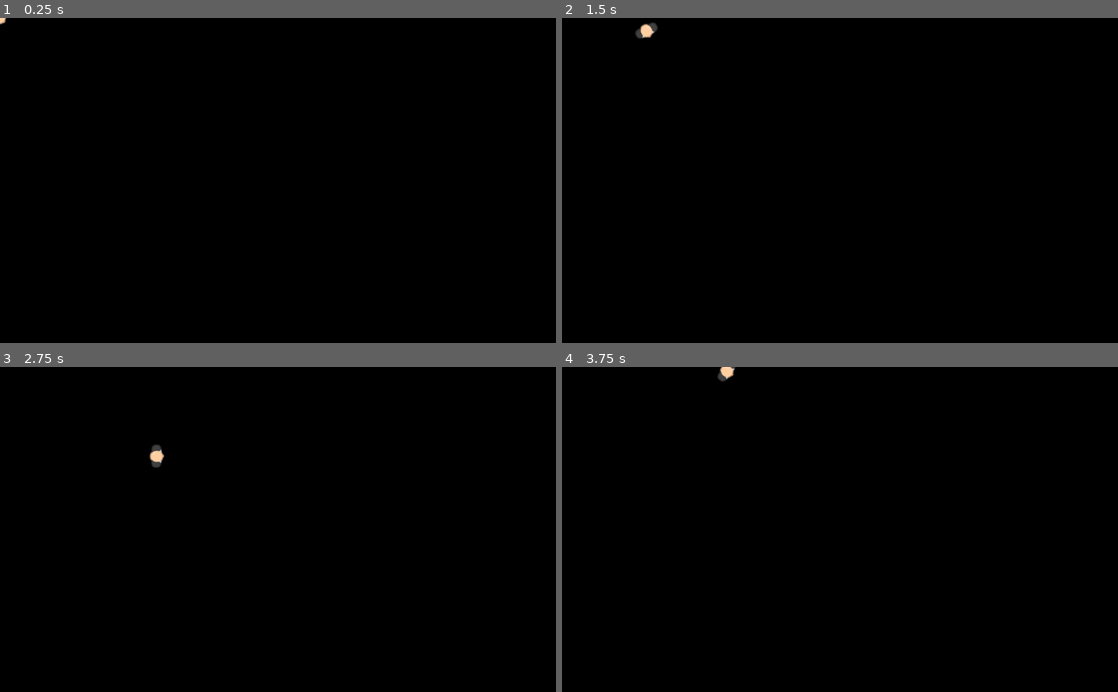
Above: before the commit, frames 1-4 (two rows, left to right).
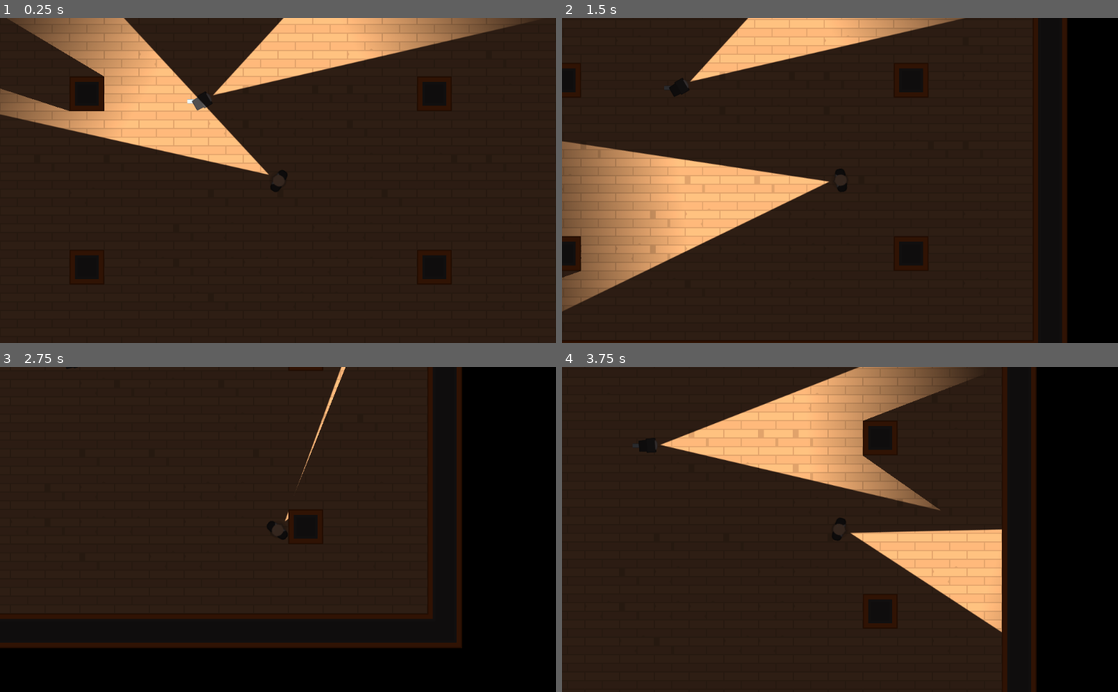
Above: after the commit, the same moments.

Repository: andredarcie/discovering-godot-course
Game: Godot game, scene res://Levels/TemplateLevel.tscn
The game is run twice, just before and just after one commit, with the same random seed, the same clock (stepped at 60 frames per second) and the same inputs. Before the commit the project starts from res://Characters/Player.tscn.
Inputs (mouse positions are in pixels of both pictures, inside the frame that each line leads up to):
- Up to frame 1 (0.25 s): no input
- Up to frame 2 (1.5 s): tap Enter at 0.5 s; move the mouse to (962, 164) at 0.52 s; hold D (move_right) 0.53-1.28 s; move the mouse to (728, 196) at 1.27 s; hold S (move_down) from 1.28 s (still down)
- Up to frame 3 (2.75 s): move the mouse to (333, 458) at 2.02 s; release S (move_down) at 2.03 s; hold D (move_right) from 2.03 s (still down)
- Up to frame 4 (3.75 s): move the mouse to (812, 594) at 2.77 s; release D (move_right) at 2.78 s; hold W (move_up) 2.78-3.53 s; move the mouse to (1006, 578) at 3.52 s; hold A (move_left) from 3.53 s (still down)

The runs differ from the first frame. In frame 1, 99% of the frame differs, in the area x 0-100%, y 0-100%; in frame 2, 85%; in frame 3, 62%; in frame 4, 80%.

Commit message:
Field of View

Diff:
--- a/HeistMeisters/Characters/Camera.tscn
+++ b/HeistMeisters/Characters/Camera.tscn
@@ -1,8 +1,9 @@
-[gd_scene load_steps=6 format=2]
+[gd_scene load_steps=7 format=2]
 
 [ext_resource path="res://Lightmaps/Torch.tscn" type="PackedScene" id=1]
 [ext_resource path="res://GFX/PNG/Tiles/tile_463.png" type="Texture" id=2]
 [ext_resource path="res://GFX/PNG/Tiles/tile_536.png" type="Texture" id=3]
+[ext_resource path="res://Characters/PlayerDetection.gd" type="Script" id=4]
 
 [sub_resource type="RectangleShape2D" id=1]
 
@@ -33,6 +34,7 @@
 [node name="CameraBody" type="KinematicBody2D" parent="."]
 position = Vector2( 12.3167, -0.472469 )
 rotation = -0.523599
+script = ExtResource( 4 )
 __meta__ = {
 "_edit_group_": true
 }
--- a/HeistMeisters/Characters/Player.tscn
+++ b/HeistMeisters/Characters/Player.tscn
@@ -1,10 +1,9 @@
-[gd_scene load_steps=6 format=2]
+[gd_scene load_steps=5 format=2]
 
 [ext_resource path="res://Characters/TemplateCharacter.tscn" type="PackedScene" id=1]
 [ext_resource path="res://Characters/Player.gd" type="Script" id=2]
 [ext_resource path="res://GFX/PNG/Hitman 1/hitman1_stand.png" type="Texture" id=3]
 [ext_resource path="res://Lightmaps/Torch.tscn" type="PackedScene" id=4]
-[ext_resource path="res://Lightmaps/torchmap.png" type="Texture" id=5]
 
 [node name="Player" instance=ExtResource( 1 )]
 script = ExtResource( 2 )
@@ -14,7 +13,5 @@
 
 [node name="Torch" parent="." index="2" instance=ExtResource( 4 )]
 position = Vector2( 14.6938, -0.243843 )
-texture = ExtResource( 5 )
 offset = Vector2( 320, 0 )
-shadow_enabled = true
 shadow_color = Color( 0.219608, 0.196078, 0.196078, 0 )
--- /dev/null
+++ b/HeistMeisters/Characters/PlayerDetection.gd
@@ -0,0 +1,27 @@
+extends "res://Characters/TemplateCharacter.gd"
+
+const FOV_TOLERANCE = 20
+const RED = Color(1, 0.25, 0.25)
+const WHITE = Color(1, 1, 1)
+
+var Player
+
+func _ready():
+	Player = get_node("/root").find_node("Player", true, false)
+
+
+func _process(delta):
+	if Player_in_FOV():
+		$Torch.color = RED
+	else:
+		$Torch.color = WHITE
+
+
+func Player_in_FOV():
+	var npc_facing_direction = Vector2(1,0).rotated(global_rotation)
+	var direction_to_Player = (Player.position - global_position).normalized()
+
+	if abs(direction_to_Player.angle_to(npc_facing_direction)) < deg2rad(FOV_TOLERANCE):
+		return true
+	else:
+		return false
--- a/HeistMeisters/Tiles/Tiles.tres
+++ b/HeistMeisters/Tiles/Tiles.tres
@@ -2,287 +2,146 @@
 
 [ext_resource path="res://GFX/Tilesheet/tilesheet_complete.png" type="Texture" id=1]
 
-[sub_resource type="OccluderPolygon2D" id=65]
-polygon = PoolVector2Array( 0, 0, 64, 0, 64, 64, 0, 64 )
-
-[sub_resource type="OccluderPolygon2D" id=66]
-polygon = PoolVector2Array( 0, 0, 64, 0, 64, 64, 0, 64 )
-
-[sub_resource type="OccluderPolygon2D" id=67]
-polygon = PoolVector2Array( 0, 0, 64, 0, 64, 64, 0, 64 )
-
-[sub_resource type="OccluderPolygon2D" id=68]
-polygon = PoolVector2Array( 0, 0, 64, 0, 64, 64, 0, 64 )
-
-[sub_resource type="OccluderPolygon2D" id=69]
-polygon = PoolVector2Array( 0, 0, 64, 0, 64, 64, 0, 64 )
-
-[sub_resource type="OccluderPolygon2D" id=70]
-polygon = PoolVector2Array( 0, 0, 64, 0, 64, 64, 0, 64 )
-
-[sub_resource type="OccluderPolygon2D" id=71]
-polygon = PoolVector2Array( 0, 0, 64, 0, 64, 64, 0, 64 )
-
-[sub_resource type="OccluderPolygon2D" id=72]
-polygon = PoolVector2Array( 0, 0, 64, 0, 64, 64, 0, 64 )
-
-[sub_resource type="OccluderPolygon2D" id=73]
-polygon = PoolVector2Array( 0, 0, 64, 0, 64, 64, 0, 64 )
-
-[sub_resource type="OccluderPolygon2D" id=74]
-polygon = PoolVector2Array( 0, 0, 64, 0, 64, 64, 0, 64 )
-
-[sub_resource type="OccluderPolygon2D" id=75]
-polygon = PoolVector2Array( 0, 0, 64, 0, 64, 64, 0, 64 )
-
-[sub_resource type="OccluderPolygon2D" id=76]
-polygon = PoolVector2Array( 0, 0, 64, 0, 64, 64, 0, 64 )
-
-[sub_resource type="OccluderPolygon2D" id=77]
-polygon = PoolVector2Array( 0, 0, 64, 0, 64, 64, 0, 64 )
-
-[sub_resource type="OccluderPolygon2D" id=78]
-polygon = PoolVector2Array( 0, 0, 64, 0, 64, 64, 0, 64 )
-
-[sub_resource type="OccluderPolygon2D" id=79]
-polygon = PoolVector2Array( 0, 0, 64, 0, 64, 64, 0, 64 )
-
-[sub_resource type="OccluderPolygon2D" id=80]
-polygon = PoolVector2Array( 0, 0, 64, 0, 64, 64, 0, 64 )
-
-[sub_resource type="OccluderPolygon2D" id=81]
-polygon = PoolVector2Array( 0, 0, 64, 0, 64, 64, 0, 64 )
-
-[sub_resource type="OccluderPolygon2D" id=82]
-polygon = PoolVector2Array( 0, 0, 64, 0, 64, 64, 0, 64 )
-
-[sub_resource type="OccluderPolygon2D" id=83]
-polygon = PoolVector2Array( 0, 0, 64, 0, 64, 64, 0, 64 )
-
-[sub_resource type="OccluderPolygon2D" id=84]
-polygon = PoolVector2Array( 0, 0, 64, 0, 64, 64, 0, 64 )
-
-[sub_resource type="OccluderPolygon2D" id=85]
-polygon = PoolVector2Array( 0, 0, 64, 0, 64, 64, 0, 64 )
-
-[sub_resource type="OccluderPolygon2D" id=86]
-polygon = PoolVector2Array( 0, 0, 64, 0, 64, 64, 0, 64 )
-
-[sub_resource type="OccluderPolygon2D" id=87]
-polygon = PoolVector2Array( 0, 0, 64, 0, 64, 64, 0, 64 )
-
-[sub_resource type="OccluderPolygon2D" id=88]
-polygon = PoolVector2Array( 0, 0, 64, 0, 64, 64, 0, 64 )
-
-[sub_resource type="OccluderPolygon2D" id=89]
-polygon = PoolVector2Array( 0, 0, 64, 0, 64, 64, 0, 64 )
-
-[sub_resource type="OccluderPolygon2D" id=90]
-polygon = PoolVector2Array( 0, 0, 64, 0, 64, 64, 0, 64 )
-
-[sub_resource type="OccluderPolygon2D" id=91]
-polygon = PoolVector2Array( 0, 0, 64, 0, 64, 64, 0, 64 )
-
-[sub_resource type="OccluderPolygon2D" id=92]
-polygon = PoolVector2Array( 0, 0, 64, 0, 64, 64, 0, 64 )
-
-[sub_resource type="OccluderPolygon2D" id=93]
-polygon = PoolVector2Array( 0, 0, 64, 0, 64, 64, 0, 64 )
-
-[sub_resource type="OccluderPolygon2D" id=94]
-polygon = PoolVector2Array( 0, 0, 64, 0, 64, 64, 0, 64 )
-
-[sub_resource type="OccluderPolygon2D" id=95]
-polygon = PoolVector2Array( 0, 0, 64, 0, 64, 64, 0, 64 )
-
-[sub_resource type="OccluderPolygon2D" id=96]
-polygon = PoolVector2Array( 0, 0, 64, 0, 64, 64, 0, 64 )
-
-[sub_resource type="OccluderPolygon2D" id=97]
-polygon = PoolVector2Array( 0, 0, 64, 0, 64, 64, 0, 64 )
-
-[sub_resource type="OccluderPolygon2D" id=98]
-polygon = PoolVector2Array( 0, 0, 64, 0, 64, 64, 0, 64 )
-
-[sub_resource type="OccluderPolygon2D" id=99]
-polygon = PoolVector2Array( 0, 0, 64, 0, 64, 64, 0, 64 )
-
-[sub_resource type="OccluderPolygon2D" id=100]
-polygon = PoolVector2Array( 0, 0, 64, 0, 64, 64, 0, 64 )
-
-[sub_resource type="OccluderPolygon2D" id=101]
-polygon = PoolVector2Array( 0, 0, 64, 0, 64, 64, 0, 64 )
-
-[sub_resource type="OccluderPolygon2D" id=102]
-polygon = PoolVector2Array( 0, 0, 64, 0, 64, 64, 0, 64 )
-
-[sub_resource type="OccluderPolygon2D" id=103]
-polygon = PoolVector2Array( 0, 0, 64, 0, 64, 64, 0, 64 )
-
-[sub_resource type="OccluderPolygon2D" id=104]
-polygon = PoolVector2Array( 0, 0, 64, 0, 64, 64, 0, 64 )
-
-[sub_resource type="OccluderPolygon2D" id=105]
-polygon = PoolVector2Array( 0, 0, 64, 0, 64, 64, 0, 64 )
-
-[sub_resource type="OccluderPolygon2D" id=106]
-polygon = PoolVector2Array( 0, 0, 64, 0, 64, 64, 0, 64 )
-
-[sub_resource type="OccluderPolygon2D" id=107]
-polygon = PoolVector2Array( 0, 0, 64, 0, 64, 64, 0, 64 )
-
-[sub_resource type="OccluderPolygon2D" id=108]
-polygon = PoolVector2Array( 0, 0, 64, 0, 64, 64, 0, 64 )
-
-[sub_resource type="OccluderPolygon2D" id=109]
-polygon = PoolVector2Array( 0, 0, 64, 0, 64, 64, 0, 64 )
-
-[sub_resource type="OccluderPolygon2D" id=110]
-polygon = PoolVector2Array( 0, 0, 64, 0, 64, 64, 0, 64 )
-
-[sub_resource type="OccluderPolygon2D" id=111]
-polygon = PoolVector2Array( 0, 0, 64, 0, 64, 64, 0, 64 )
-
-[sub_resource type="ConvexPolygonShape2D" id=1]
-points = PoolVector2Array( 0, 0, 64, 0, 64, 64, 0, 64 )
-
-[sub_resource type="ConvexPolygonShape2D" id=2]
-points = PoolVector2Array( 0, 0, 64, 0, 64, 64, 0, 64 )
-
-[sub_resource type="ConvexPolygonShape2D" id=3]
-points = PoolVector2Array( 0, 0, 64, 0, 64, 64, 0, 64 )
-
-[sub_resource type="ConvexPolygonShape2D" id=4]
-points = PoolVector2Array( 0, 0, 64, 0, 64, 64, 0, 64 )
-
-[sub_resource type="ConvexPolygonShape2D" id=5]
-points = PoolVector2Array( 0, 0, 64, 0, 64, 64, 0, 64 )
-
-[sub_resource type="ConvexPolygonShape2D" id=6]
-points = PoolVector2Array( 0, 0, 64, 0, 64, 64, 0, 64 )
-
-[sub_resource type="ConvexPolygonShape2D" id=7]
-points = PoolVector2Array( 0, 0, 64, 0, 64, 64, 0, 64 )
-
-[sub_resource type="ConvexPolygonShape2D" id=8]
-points = PoolVector2Array( 0, 0, 64, 0, 64, 64, 0, 64 )
-
-[sub_resource type="ConvexPolygonShape2D" id=9]
-points = PoolVector2Array( 0, 0, 64, 0, 64, 64, 0, 64 )
-
-[sub_resource type="ConvexPolygonShape2D" id=10]
-points = PoolVector2Array( 0, 0, 64, 0, 64, 64, 0, 64 )
-
-[sub_resource type="ConvexPolygonShape2D" id=11]
-points = PoolVector2Array( 0, 0, 64, 0, 64, 64, 0, 64 )
-
-[sub_resource type="ConvexPolygonShape2D" id=12]
-points = PoolVector2Array( 0, 0, 64, 0, 64, 64, 0, 64 )
-
-[sub_resource type="ConvexPolygonShape2D" id=13]
-points = PoolVector2Array( 0, 0, 64, 0, 64, 64, 0, 64 )
-
-[sub_resource type="ConvexPolygonShape2D" id=14]
-points = PoolVector2Array( 0, 0, 64, 0, 64, 64, 0, 64 )
-
-[sub_resource type="ConvexPolygonShape2D" id=15]
-points = PoolVector2Array( 0, 0, 64, 0, 64, 64, 0, 64 )
-
-[sub_resource type="ConvexPolygonShape2D" id=16]
-points = PoolVector2Array( 0, 0, 64, 0, 64, 64, 0, 64 )
-
-[sub_resource type="ConvexPolygonShape2D" id=17]
-points = PoolVector2Array( 0, 0, 64, 0, 64, 64, 0, 64 )
-
-[sub_resource type="ConvexPolygonShape2D" id=18]
-points = PoolVector2Array( 0, 0, 64, 0, 64, 64, 0, 64 )
-
-[sub_resource type="ConvexPolygonShape2D" id=19]
-points = PoolVector2Array( 0, 0, 64, 0, 64, 64, 0, 64 )
-
-[sub_resource type="ConvexPolygonShape2D" id=20]
-points = PoolVector2Array( 0, 0, 64, 0, 64, 64, 0, 64 )
-
-[sub_resource type="ConvexPolygonShape2D" id=21]
-points = PoolVector2Array( 0, 0, 64, 0, 64, 64, 0, 64 )
-
-[sub_resource type="ConvexPolygonShape2D" id=22]
-points = PoolVector2Array( 0, 0, 64, 0, 64, 64, 0, 64 )
-
-[sub_resource type="ConvexPolygonShape2D" id=23]
-points = PoolVector2Array( 0, 0, 64, 0, 64, 64, 0, 64 )
-
-[sub_resource type="ConvexPolygonShape2D" id=24]
-points = PoolVector2Array( 0, 0, 64, 0, 64, 64, 0, 64 )
-
-[sub_resource type="ConvexPolygonShape2D" id=25]
-points = PoolVector2Array( 0, 0, 64, 0, 64, 64, 0, 64 )
-
-[sub_resource type="ConvexPolygonShape2D" id=26]
-points = PoolVector2Array( 0, 0, 64, 0, 64, 64, 0, 64 )
-
-[sub_resource type="ConvexPolygonShape2D" id=27]
-points = PoolVector2Array( 0, 0, 64, 0, 64, 64, 0, 64 )
-
-[sub_resource type="ConvexPolygonShape2D" id=28]
-points = PoolVector2Array( 0, 0, 64, 0, 64, 64, 0, 64 )
-
-[sub_resource type="ConvexPolygonShape2D" id=29]
-points = PoolVector2Array( 0, 0, 64, 0, 64, 64, 0, 64 )
-
-[sub_resource type="ConvexPolygonShape2D" id=30]
-points = PoolVector2Array( 0, 0, 64, 0, 64, 64, 0, 64 )
-
-[sub_resource type="ConvexPolygonShape2D" id=31]
-points = PoolVector2Array( 0, 0, 64, 0, 64, 64, 0, 64 )
-
-[sub_resource type="ConvexPolygonShape2D" id=32]
-points = PoolVector2Array( 0, 0, 64, 0, 64, 64, 0, 64 )
-
-[sub_resource type="ConvexPolygonShape2D" id=33]
-points = PoolVector2Array( 0, 0, 64, 0, 64, 64, 0, 64 )
-
-[sub_resource type="ConvexPolygonShape2D" id=34]
-points = PoolVector2Array( 0, 0, 64, 0, 64, 64, 0, 64 )
-
-[sub_resource type="ConvexPolygonShape2D" id=35]
-points = PoolVector2Array( 0, 0, 64, 0, 64, 64, 0, 64 )
-
-[sub_resource type="ConvexPolygonShape2D" id=36]
-points = PoolVector2Array( 0, 0, 64, 0, 64, 64, 0, 64 )
-
-[sub_resource type="ConvexPolygonShape2D" id=37]
-points = PoolVector2Array( 0, 0, 64, 0, 64, 64, 0, 64 )
-
-[sub_resource type="ConvexPolygonShape2D" id=38]
-points = PoolVector2Array( 0, 0, 64, 0, 64, 64, 0, 64 )
-
-[sub_resource type="ConvexPolygonShape2D" id=39]
-points = PoolVector2Array( 0, 0, 64, 0, 64, 64, 0, 64 )
-
-[sub_resource type="ConvexPolygonShape2D" id=40]
-points = PoolVector2Array( 0, 0, 64, 0, 64, 64, 0, 64 )
-
-[sub_resource type="ConvexPolygonShape2D" id=41]
-points = PoolVector2Array( 0, 0, 64, 0, 64, 64, 0, 64 )
-
-[sub_resource type="ConvexPolygonShape2D" id=42]
-points = PoolVector2Array( 0, 0, 64, 0, 64, 64, 0, 64 )
-
-[sub_resource type="ConvexPolygonShape2D" id=43]
-points = PoolVector2Array( 0, 0, 64, 0, 64, 64, 0, 64 )
-
-[sub_resource type="ConvexPolygonShape2D" id=44]
-points = PoolVector2Array( 0, 0, 64, 0, 64, 64, 0, 64 )
-
-[sub_resource type="ConvexPolygonShape2D" id=45]
-points = PoolVector2Array( 0, 0, 64, 0, 64, 64, 0, 64 )
-
-[sub_resource type="ConvexPolygonShape2D" id=46]
-points = PoolVector2Array( 0, 0, 64, 0, 64, 64, 0, 64 )
-
-[sub_resource type="ConvexPolygonShape2D" id=47]
-points = PoolVector2Array( 0, 0, 64, 0, 64, 64, 0, 64 )
+[sub_resource type="OccluderPolygon2D" id=1]
+polygon = PoolVector2Array( 0, 0, 64, 0, 64, 64, 0, 64 )
+
+[sub_resource type="OccluderPolygon2D" id=2]
+polygon = PoolVector2Array( 0, 0, 64, 0, 64, 64, 0, 64 )
+
+[sub_resource type="OccluderPolygon2D" id=3]
+polygon = PoolVector2Array( 0, 0, 64, 0, 64, 64, 0, 64 )
+
+[sub_resource type="OccluderPolygon2D" id=4]
+polygon = PoolVector2Array( 0, 0, 64, 0, 64, 64, 0, 64 )
+
+[sub_resource type="OccluderPolygon2D" id=5]
+polygon = PoolVector2Array( 0, 0, 64, 0, 64, 64, 0, 64 )
+
+[sub_resource type="OccluderPolygon2D" id=6]
+polygon = PoolVector2Array( 0, 0, 64, 0, 64, 64, 0, 64 )
+
+[sub_resource type="OccluderPolygon2D" id=7]
+polygon = PoolVector2Array( 0, 0, 64, 0, 64, 64, 0, 64 )
+
+[sub_resource type="OccluderPolygon2D" id=8]
+polygon = PoolVector2Array( 0, 0, 64, 0, 64, 64, 0, 64 )
+
+[sub_resource type="OccluderPolygon2D" id=9]
+polygon = PoolVector2Array( 0, 0, 64, 0, 64, 64, 0, 64 )
+
+[sub_resource type="OccluderPolygon2D" id=10]
+polygon = PoolVector2Array( 0, 0, 64, 0, 64, 64, 0, 64 )
+
+[sub_resource type="OccluderPolygon2D" id=11]
+polygon = PoolVector2Array( 0, 0, 64, 0, 64, 64, 0, 64 )
+
+[sub_resource type="OccluderPolygon2D" id=12]
+polygon = PoolVector2Array( 0, 0, 64, 0, 64, 64, 0, 64 )
+
+[sub_resource type="OccluderPolygon2D" id=13]
+polygon = PoolVector2Array( 0, 0, 64, 0, 64, 64, 0, 64 )
+
+[sub_resource type="OccluderPolygon2D" id=14]
+polygon = PoolVector2Array( 0, 0, 64, 0, 64, 64, 0, 64 )
+
+[sub_resource type="OccluderPolygon2D" id=15]
+polygon = PoolVector2Array( 0, 0, 64, 0, 64, 64, 0, 64 )
+
+[sub_resource type="OccluderPolygon2D" id=16]
+polygon = PoolVector2Array( 0, 0, 64, 0, 64, 64, 0, 64 )
+
+[sub_resource type="OccluderPolygon2D" id=17]
+polygon = PoolVector2Array( 0, 0, 64, 0, 64, 64, 0, 64 )
+
+[sub_resource type="OccluderPolygon2D" id=18]
+polygon = PoolVector2Array( 0, 0, 64, 0, 64, 64, 0, 64 )
+
+[sub_resource type="OccluderPolygon2D" id=19]
+polygon = PoolVector2Array( 0, 0, 64, 0, 64, 64, 0, 64 )
+
+[sub_resource type="OccluderPolygon2D" id=20]
+polygon = PoolVector2Array( 0, 0, 64, 0, 64, 64, 0, 64 )
+
+[sub_resource type="OccluderPolygon2D" id=21]
+polygon = PoolVector2Array( 0, 0, 64, 0, 64, 64, 0, 64 )
+
+[sub_resource type="OccluderPolygon2D" id=22]
+polygon = PoolVector2Array( 0, 0, 64, 0, 64, 64, 0, 64 )
+
+[sub_resource type="OccluderPolygon2D" id=23]
+polygon = PoolVector2Array( 0, 0, 64, 0, 64, 64, 0, 64 )
+
+[sub_resource type="OccluderPolygon2D" id=24]
+polygon = PoolVector2Array( 0, 0, 64, 0, 64, 64, 0, 64 )
+
+[sub_resource type="OccluderPolygon2D" id=25]
+polygon = PoolVector2Array( 0, 0, 64, 0, 64, 64, 0, 64 )
+
+[sub_resource type="OccluderPolygon2D" id=26]
+polygon = PoolVector2Array( 0, 0, 64, 0, 64, 64, 0, 64 )
+
+[sub_resource type="OccluderPolygon2D" id=27]
+polygon = PoolVector2Array( 0, 0, 64, 0, 64, 64, 0, 64 )
+
+[sub_resource type="OccluderPolygon2D" id=28]
+polygon = PoolVector2Array( 0, 0, 64, 0, 64, 64, 0, 64 )
+
+[sub_resource type="OccluderPolygon2D" id=29]
+polygon = PoolVector2Array( 0, 0, 64, 0, 64, 64, 0, 64 )
+
+[sub_resource type="OccluderPolygon2D" id=30]
+polygon = PoolVector2Array( 0, 0, 64, 0, 64, 64, 0, 64 )
+
+[sub_resource type="OccluderPolygon2D" id=31]
+polygon = PoolVector2Array( 0, 0, 64, 0, 64, 64, 0, 64 )
+
+[sub_resource type="OccluderPolygon2D" id=32]
+polygon = PoolVector2Array( 0, 0, 64, 0, 64, 64, 0, 64 )
+
+[sub_resource type="OccluderPolygon2D" id=33]
+polygon = PoolVector2Array( 0, 0, 64, 0, 64, 64, 0, 64 )
+
+[sub_resource type="OccluderPolygon2D" id=34]
+polygon = PoolVector2Array( 0, 0, 64, 0, 64, 64, 0, 64 )
+
+[sub_resource type="OccluderPolygon2D" id=35]
+polygon = PoolVector2Array( 0, 0, 64, 0, 64, 64, 0, 64 )
+
+[sub_resource type="OccluderPolygon2D" id=36]
+polygon = PoolVector2Array( 0, 0, 64, 0, 64, 64, 0, 64 )
+
+[sub_resource type="OccluderPolygon2D" id=37]
+polygon = PoolVector2Array( 0, 0, 64, 0, 64, 64, 0, 64 )
+
+[sub_resource type="OccluderPolygon2D" id=38]
+polygon = PoolVector2Array( 0, 0, 64, 0, 64, 64, 0, 64 )
+
+[sub_resource type="OccluderPolygon2D" id=39]
+polygon = PoolVector2Array( 0, 0, 64, 0, 64, 64, 0, 64 )
+
+[sub_resource type="OccluderPolygon2D" id=40]
+polygon = PoolVector2Array( 0, 0, 64, 0, 64, 64, 0, 64 )
+
+[sub_resource type="OccluderPolygon2D" id=41]
+polygon = PoolVector2Array( 0, 0, 64, 0, 64, 64, 0, 64 )
+
+[sub_resource type="OccluderPolygon2D" id=42]
+polygon = PoolVector2Array( 0, 0, 64, 0, 64, 64, 0, 64 )
+
+[sub_resource type="OccluderPolygon2D" id=43]
+polygon = PoolVector2Array( 0, 0, 64, 0, 64, 64, 0, 64 )
+
+[sub_resource type="OccluderPolygon2D" id=44]
+polygon = PoolVector2Array( 0, 0, 64, 0, 64, 64, 0, 64 )
+
+[sub_resource type="OccluderPolygon2D" id=45]
+polygon = PoolVector2Array( 0, 0, 64, 0, 64, 64, 0, 64 )
+
+[sub_resource type="OccluderPolygon2D" id=46]
+polygon = PoolVector2Array( 0, 0, 64, 0, 64, 64, 0, 64 )
+
+[sub_resource type="OccluderPolygon2D" id=47]
+polygon = PoolVector2Array( 0, 0, 64, 0, 64, 64, 0, 64 )
 
 [sub_resource type="ConvexPolygonShape2D" id=48]
 points = PoolVector2Array( 0, 0, 64, 0, 64, 64, 0, 64 )
@@ -333,6 +192,147 @@
 points = PoolVector2Array( 0, 0, 64, 0, 64, 64, 0, 64 )
 
 [sub_resource type="ConvexPolygonShape2D" id=64]
+points = PoolVector2Array( 0, 0, 64, 0, 64, 64, 0, 64 )
+
+[sub_resource type="ConvexPolygonShape2D" id=65]
+points = PoolVector2Array( 0, 0, 64, 0, 64, 64, 0, 64 )
+
+[sub_resource type="ConvexPolygonShape2D" id=66]
+points = PoolVector2Array( 0, 0, 64, 0, 64, 64, 0, 64 )
+
+[sub_resource type="ConvexPolygonShape2D" id=67]
+points = PoolVector2Array( 0, 0, 64, 0, 64, 64, 0, 64 )
+
+[sub_resource type="ConvexPolygonShape2D" id=68]
+points = PoolVector2Array( 0, 0, 64, 0, 64, 64, 0, 64 )
+
+[sub_resource type="ConvexPolygonShape2D" id=69]
+points = PoolVector2Array( 0, 0, 64, 0, 64, 64, 0, 64 )
+
+[sub_resource type="ConvexPolygonShape2D" id=70]
+points = PoolVector2Array( 0, 0, 64, 0, 64, 64, 0, 64 )
+
+[sub_resource type="ConvexPolygonShape2D" id=71]
+points = PoolVector2Array( 0, 0, 64, 0, 64, 64, 0, 64 )
+
+[sub_resource type="ConvexPolygonShape2D" id=72]
+points = PoolVector2Array( 0, 0, 64, 0, 64, 64, 0, 64 )
+
+[sub_resource type="ConvexPolygonShape2D" id=73]
+points = PoolVector2Array( 0, 0, 64, 0, 64, 64, 0, 64 )
+
+[sub_resource type="ConvexPolygonShape2D" id=74]
+points = PoolVector2Array( 0, 0, 64, 0, 64, 64, 0, 64 )
+
+[sub_resource type="ConvexPolygonShape2D" id=75]
+points = PoolVector2Array( 0, 0, 64, 0, 64, 64, 0, 64 )
+
+[sub_resource type="ConvexPolygonShape2D" id=76]
+points = PoolVector2Array( 0, 0, 64, 0, 64, 64, 0, 64 )
+
+[sub_resource type="ConvexPolygonShape2D" id=77]
+points = PoolVector2Array( 0, 0, 64, 0, 64, 64, 0, 64 )
+
+[sub_resource type="ConvexPolygonShape2D" id=78]
+points = PoolVector2Array( 0, 0, 64, 0, 64, 64, 0, 64 )
+
+[sub_resource type="ConvexPolygonShape2D" id=79]
+points = PoolVector2Array( 0, 0, 64, 0, 64, 64, 0, 64 )
+
+[sub_resource type="ConvexPolygonShape2D" id=80]
+points = PoolVector2Array( 0, 0, 64, 0, 64, 64, 0, 64 )
+
+[sub_resource type="ConvexPolygonShape2D" id=81]
+points = PoolVector2Array( 0, 0, 64, 0, 64, 64, 0, 64 )
+
+[sub_resource type="ConvexPolygonShape2D" id=82]
+points = PoolVector2Array( 0, 0, 64, 0, 64, 64, 0, 64 )
+
+[sub_resource type="ConvexPolygonShape2D" id=83]
+points = PoolVector2Array( 0, 0, 64, 0, 64, 64, 0, 64 )
+
+[sub_resource type="ConvexPolygonShape2D" id=84]
+points = PoolVector2Array( 0, 0, 64, 0, 64, 64, 0, 64 )
+
+[sub_resource type="ConvexPolygonShape2D" id=85]
+points = PoolVector2Array( 0, 0, 64, 0, 64, 64, 0, 64 )
+
+[sub_resource type="ConvexPolygonShape2D" id=86]
+points = PoolVector2Array( 0, 0, 64, 0, 64, 64, 0, 64 )
+
+[sub_resource type="ConvexPolygonShape2D" id=87]
+points = PoolVector2Array( 0, 0, 64, 0, 64, 64, 0, 64 )
+
+[sub_resource type="ConvexPolygonShape2D" id=88]
+points = PoolVector2Array( 0, 0, 64, 0, 64, 64, 0, 64 )
+
+[sub_resource type="ConvexPolygonShape2D" id=89]
+points = PoolVector2Array( 0, 0, 64, 0, 64, 64, 0, 64 )
+
+[sub_resource type="ConvexPolygonShape2D" id=90]
+points = PoolVector2Array( 0, 0, 64, 0, 64, 64, 0, 64 )
+
+[sub_resource type="ConvexPolygonShape2D" id=91]
+points = PoolVector2Array( 0, 0, 64, 0, 64, 64, 0, 64 )
+
+[sub_resource type="ConvexPolygonShape2D" id=92]
+points = PoolVector2Array( 0, 0, 64, 0, 64, 64, 0, 64 )
+
+[sub_resource type="ConvexPolygonShape2D" id=93]
+points = PoolVector2Array( 0, 0, 64, 0, 64, 64, 0, 64 )
+
+[sub_resource type="ConvexPolygonShape2D" id=94]
+points = PoolVector2Array( 0, 0, 64, 0, 64, 64, 0, 64 )
+
+[sub_resource type="ConvexPolygonShape2D" id=95]
+points = PoolVector2Array( 0, 0, 64, 0, 64, 64, 0, 64 )
+
+[sub_resource type="ConvexPolygonShape2D" id=96]
+points = PoolVector2Array( 0, 0, 64, 0, 64, 64, 0, 64 )
+
+[sub_resource type="ConvexPolygonShape2D" id=97]
+points = PoolVector2Array( 0, 0, 64, 0, 64, 64, 0, 64 )
+
+[sub_resource type="ConvexPolygonShape2D" id=98]
+points = PoolVector2Array( 0, 0, 64, 0, 64, 64, 0, 64 )
+
+[sub_resource type="ConvexPolygonShape2D" id=99]
+points = PoolVector2Array( 0, 0, 64, 0, 64, 64, 0, 64 )
+
+[sub_resource type="ConvexPolygonShape2D" id=100]
+points = PoolVector2Array( 0, 0, 64, 0, 64, 64, 0, 64 )
+
+[sub_resource type="ConvexPolygonShape2D" id=101]
+points = PoolVector2Array( 0, 0, 64, 0, 64, 64, 0, 64 )
+
+[sub_resource type="ConvexPolygonShape2D" id=102]
+points = PoolVector2Array( 0, 0, 64, 0, 64, 64, 0, 64 )
+
+[sub_resource type="ConvexPolygonShape2D" id=103]
+points = PoolVector2Array( 0, 0, 64, 0, 64, 64, 0, 64 )
+
+[sub_resource type="ConvexPolygonShape2D" id=104]
+points = PoolVector2Array( 0, 0, 64, 0, 64, 64, 0, 64 )
+
+[sub_resource type="ConvexPolygonShape2D" id=105]
+points = PoolVector2Array( 0, 0, 64, 0, 64, 64, 0, 64 )
+
+[sub_resource type="ConvexPolygonShape2D" id=106]
+points = PoolVector2Array( 0, 0, 64, 0, 64, 64, 0, 64 )
+
+[sub_resource type="ConvexPolygonShape2D" id=107]
+points = PoolVector2Array( 0, 0, 64, 0, 64, 64, 0, 64 )
+
+[sub_resource type="ConvexPolygonShape2D" id=108]
+points = PoolVector2Array( 0, 0, 64, 0, 64, 64, 0, 64 )
+
+[sub_resource type="ConvexPolygonShape2D" id=109]
+points = PoolVector2Array( 0, 0, 64, 0, 64, 64, 0, 64 )
+
+[sub_resource type="ConvexPolygonShape2D" id=110]
+points = PoolVector2Array( 0, 0, 64, 0, 64, 64, 0, 64 )
+
+[sub_resource type="ConvexPolygonShape2D" id=111]
 points = PoolVector2Array( 0, 0, 64, 0, 64, 64, 0, 64 )
 
 [resource]
--- a/HeistMeisters/project.godot
+++ b/HeistMeisters/project.godot
@@ -21,7 +21,7 @@
 [application]
 
 config/name="HeistMeisters"
-run/main_scene="res://Characters/Player.tscn"
+run/main_scene="res://Levels/TemplateLevel.tscn"
 config/icon="res://icon.png"
 
 [input]
Not shown: 2 places in HeistMeisters/Tiles/Tiles.tres that only renumber resources
